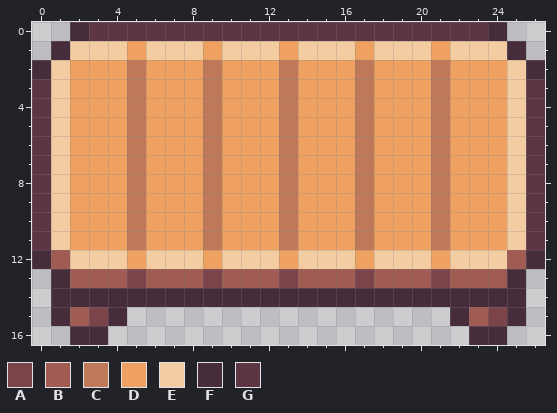
Pixel-art file: assets/sprites/projects/desk.aseprite. Above, as it was before the edit.
27x17 pixels, 1 frame.
Palette (. is transparent): A #7a444a  B #a05b53  C #bf7958  D #eea160  E #f4cca1  F #472d3c  G #5e3643
After:
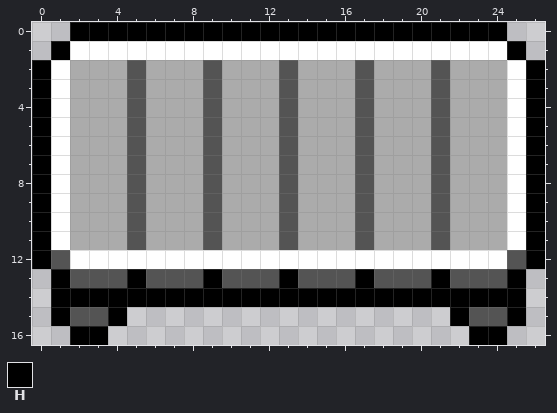
Colours new in this view: H #000000
What changed:
{"colour":"C","old":"#bf7958","new":"#545454"}
{"colour":"D","old":"#eea160","new":"#ababab"}
{"colour":"E","old":"#f4cca1","new":"#ffffff"}
{"y":0,"x":2,"old":"FGGGGGGGGGGGGGGGGGGGGGF","new":"HHHHHHHHHHHHHHHHHHHHHHH"}
{"y":1,"x":1,"old":"F","new":"H"}
{"y":1,"x":5,"old":"D","new":"E"}
{"y":1,"x":9,"old":"D","new":"E"}
{"y":1,"x":13,"old":"D","new":"E"}
{"y":1,"x":17,"old":"D","new":"E"}
{"y":1,"x":21,"old":"D","new":"E"}
{"y":1,"x":25,"old":"F","new":"H"}
{"y":2,"x":0,"old":"F","new":"H"}
{"y":2,"x":26,"old":"F","new":"H"}
{"y":3,"x":0,"old":"G","new":"H"}
{"y":3,"x":26,"old":"G","new":"H"}
{"y":4,"x":0,"old":"G","new":"H"}
{"y":4,"x":26,"old":"G","new":"H"}
{"y":5,"x":0,"old":"G","new":"H"}
{"y":5,"x":26,"old":"G","new":"H"}
{"y":6,"x":0,"old":"G","new":"H"}
{"y":6,"x":26,"old":"G","new":"H"}
{"y":7,"x":0,"old":"G","new":"H"}
{"y":7,"x":26,"old":"G","new":"H"}
{"y":8,"x":0,"old":"G","new":"H"}
{"y":8,"x":26,"old":"G","new":"H"}
{"y":9,"x":0,"old":"G","new":"H"}
{"y":9,"x":26,"old":"G","new":"H"}
{"y":10,"x":0,"old":"G","new":"H"}
{"y":10,"x":26,"old":"G","new":"H"}
{"y":11,"x":0,"old":"G","new":"H"}
{"y":11,"x":26,"old":"G","new":"H"}
{"y":12,"x":0,"old":"FB","new":"HC"}
{"y":12,"x":5,"old":"D","new":"E"}
{"y":12,"x":9,"old":"D","new":"E"}
{"y":12,"x":13,"old":"D","new":"E"}
{"y":12,"x":17,"old":"D","new":"E"}
{"y":12,"x":21,"old":"D","new":"E"}
{"y":12,"x":25,"old":"BF","new":"CH"}
{"y":13,"x":1,"old":"FBBBABBBABBBABBBABBBABBBF","new":"HCCCHCCCHCCCHCCCHCCCHCCCH"}
{"y":14,"x":1,"old":"FFFFFFFFFFFFFFFFFFFFFFFFF","new":"HHHHHHHHHHHHHHHHHHHHHHHHH"}
{"y":15,"x":1,"old":"FBAF","new":"HCCH"}
{"y":15,"x":22,"old":"FBAF","new":"HCCH"}
{"y":16,"x":2,"old":"FF","new":"HH"}
{"y":16,"x":23,"old":"FF","new":"HH"}
